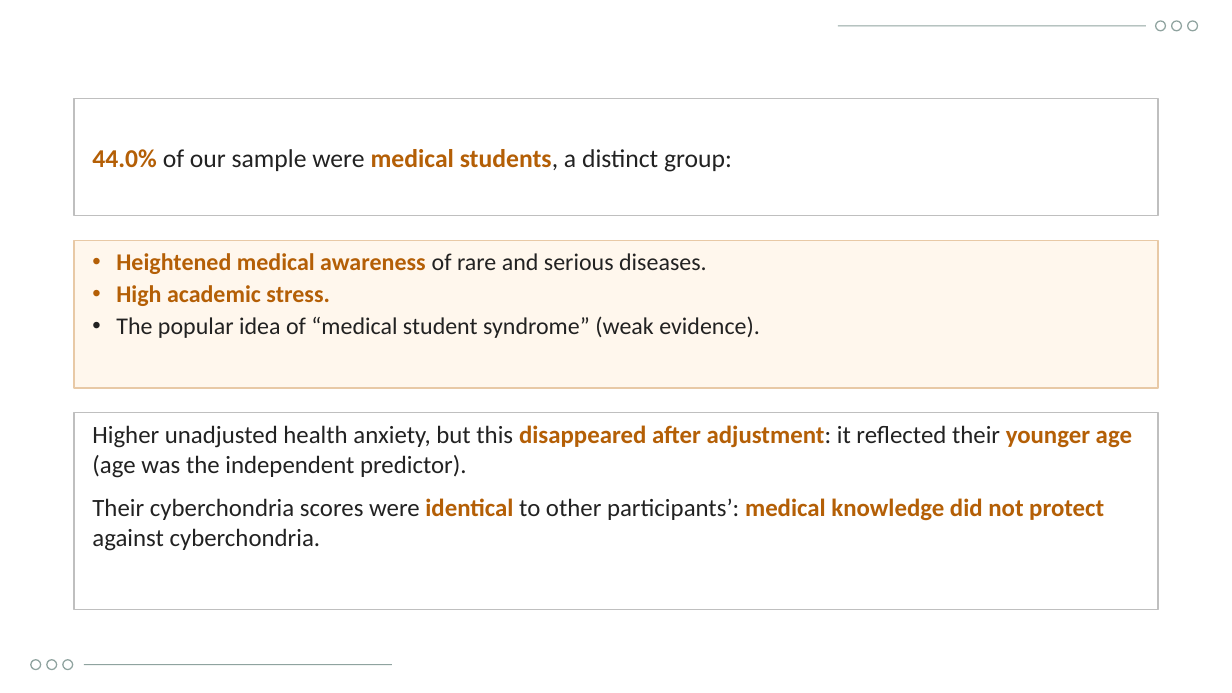
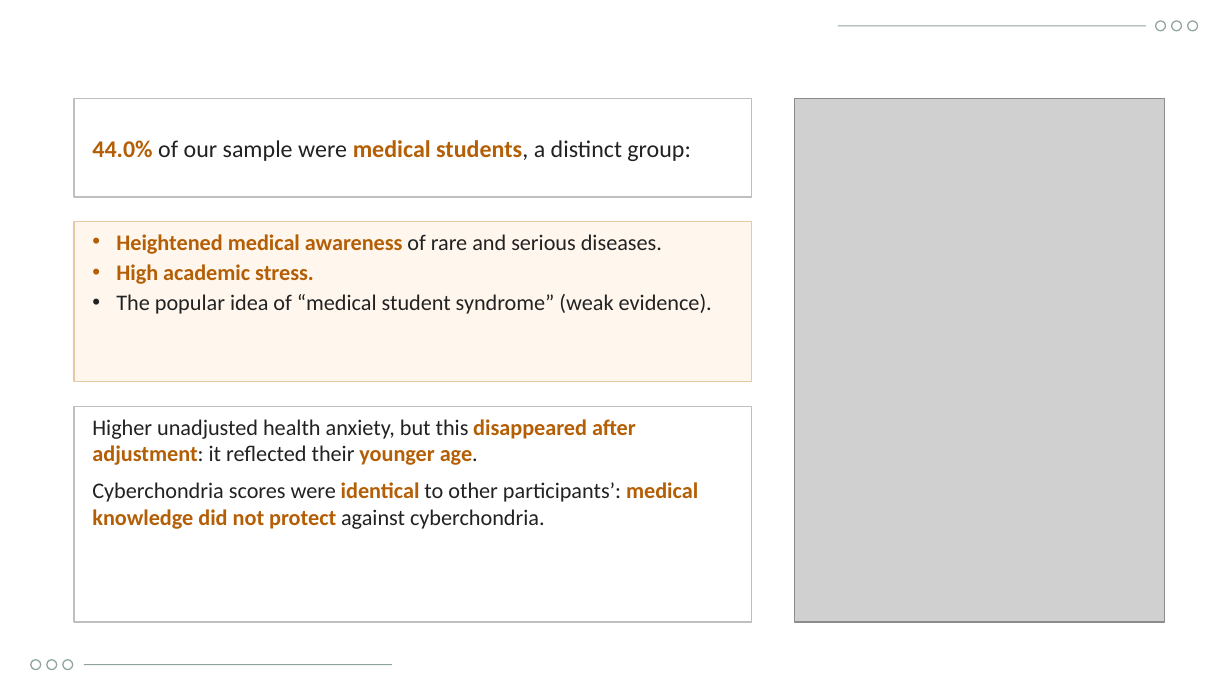
Before and after one commit to Yaseen279/History-Exam, a slide deck: slide 30 of research/output/study/Defence_Presentation_UOBCOM.pptx (slide 29 before the commit). Drawn at 1232x693 pixels with LibreOffice and Linux fonts; fonts in the diff are those of the drawing; grey boxes stand for pictures; background and template pictures are left out. Boxes give left, top, right and bottom in pixels: in the first picture for what was removed or moved away, otherwise in the second. Text is boxed around its words. In the diff, an @@ line names an element or a change of style, - is before the commit and + after.

```diff
--- a/research/output/study/Defence_Presentation_UOBCOM.pptx
+++ b/research/output/study/Defence_Presentation_UOBCOM.pptx
@@ rectangle: place and size @@
-rectangle at bbox=[74, 99, 1158, 216]
+rectangle at bbox=[74, 99, 752, 197]
@@ text "44.0% of our sample were ..." at bbox=[92, 140, 690, 161]: size 15 to 14 pt @@
@@ rectangle added at bbox=[787, 91, 1172, 630], fill #FFFFFF, outline #FFFFFF 1 pt @@
@@ picture added at bbox=[795, 99, 1164, 622] @@
@@ rectangle: place and size @@
-rectangle at bbox=[74, 240, 1158, 388]
+rectangle at bbox=[74, 222, 752, 382]
@@ text "Heightened medical awareness of rare ...": place and size @@
-text "Heightened medical awareness of rare ..." at bbox=[116, 253, 760, 338]
+text "Heightened medical awareness of rare ..." at bbox=[116, 234, 712, 314]
@@ text "Heightened medical awareness of rare ..." at bbox=[116, 234, 712, 314]: size 14 to 13 pt @@
@@ rectangle: place and size @@
-rectangle at bbox=[74, 413, 1158, 610]
+rectangle at bbox=[74, 407, 752, 622]
@@ text at bbox=[92, 419, 698, 529]: text changed; size 14.5 to 13 pt @@
-Higher unadjusted health anxiety, but this disappeared after adjustment: it reflected their younger age (age was the independent predictor).
-Their cyberchondria scores were identical to other participants’: medical knowledge did not protect against cyberchondria.
+Higher unadjusted health anxiety, but this disappeared after adjustment: it reflected their younger age.
+Cyberchondria scores were identical to other participants’: medical knowledge did not protect against cyberchondria.
```
Also in this commit, not shown: 8 other slides changed, 1 slide added, 14 other files.
